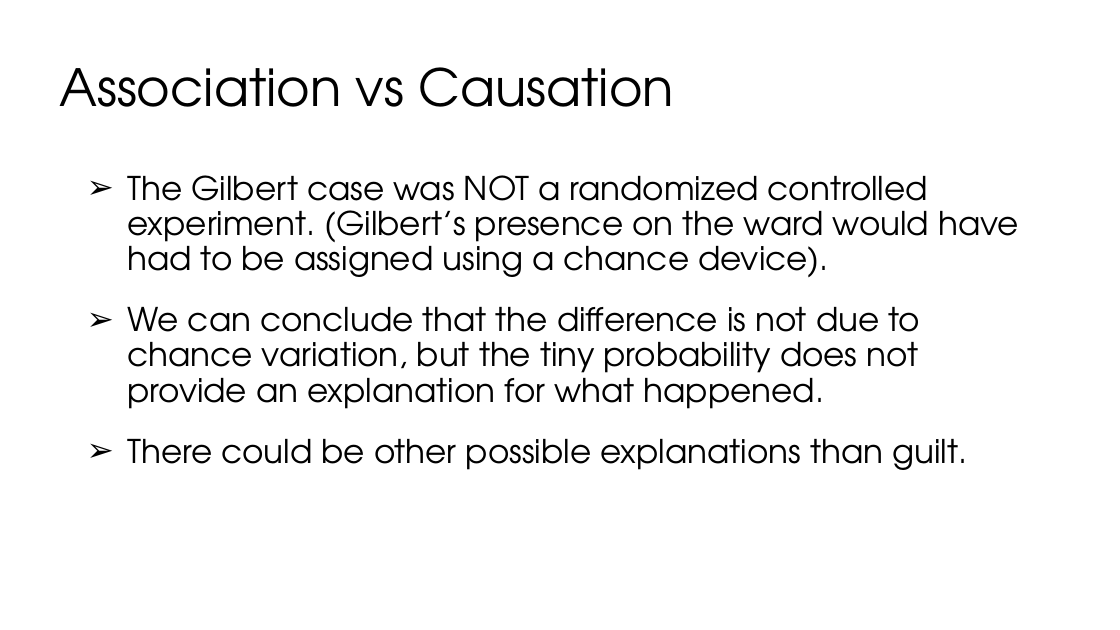
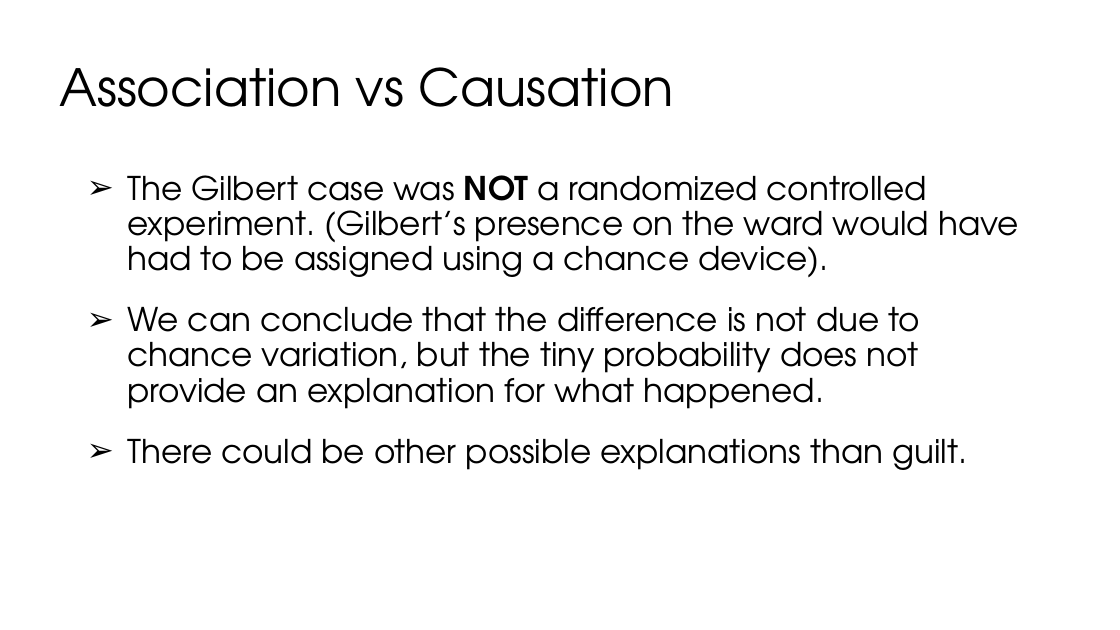
Before and after one commit to BawCOS/sp18, a slide deck: slide 33 of assets/lectures/lec24/24-hypothesis-testing.pptx (slide 34 before the commit). Drawn at 1120x630 pixels with LibreOffice and Linux fonts; fonts in the diff are those of the drawing. Boxes give left, top, right and bottom in pixels: in the first picture for what was removed or moved away, otherwise in the second. Text is boxed around its words. In the diff, an @@ line names an element or a change of style, - is before the commit and + after.

```diff
--- a/assets/lectures/lec24/24-hypothesis-testing.pptx
+++ b/assets/lectures/lec24/24-hypothesis-testing.pptx
@@ text at [127,175,1019,277]: bold on in "NOT" @@
```
Also in this commit, not shown: 5 other slides changed, 1 slide removed.
